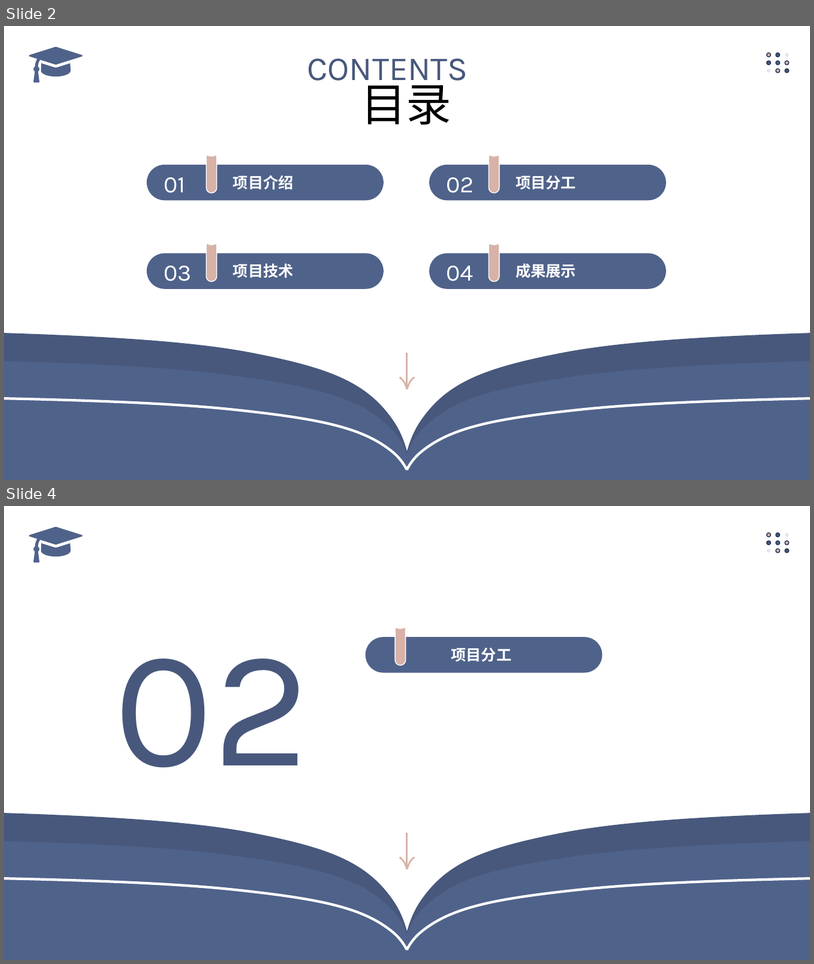
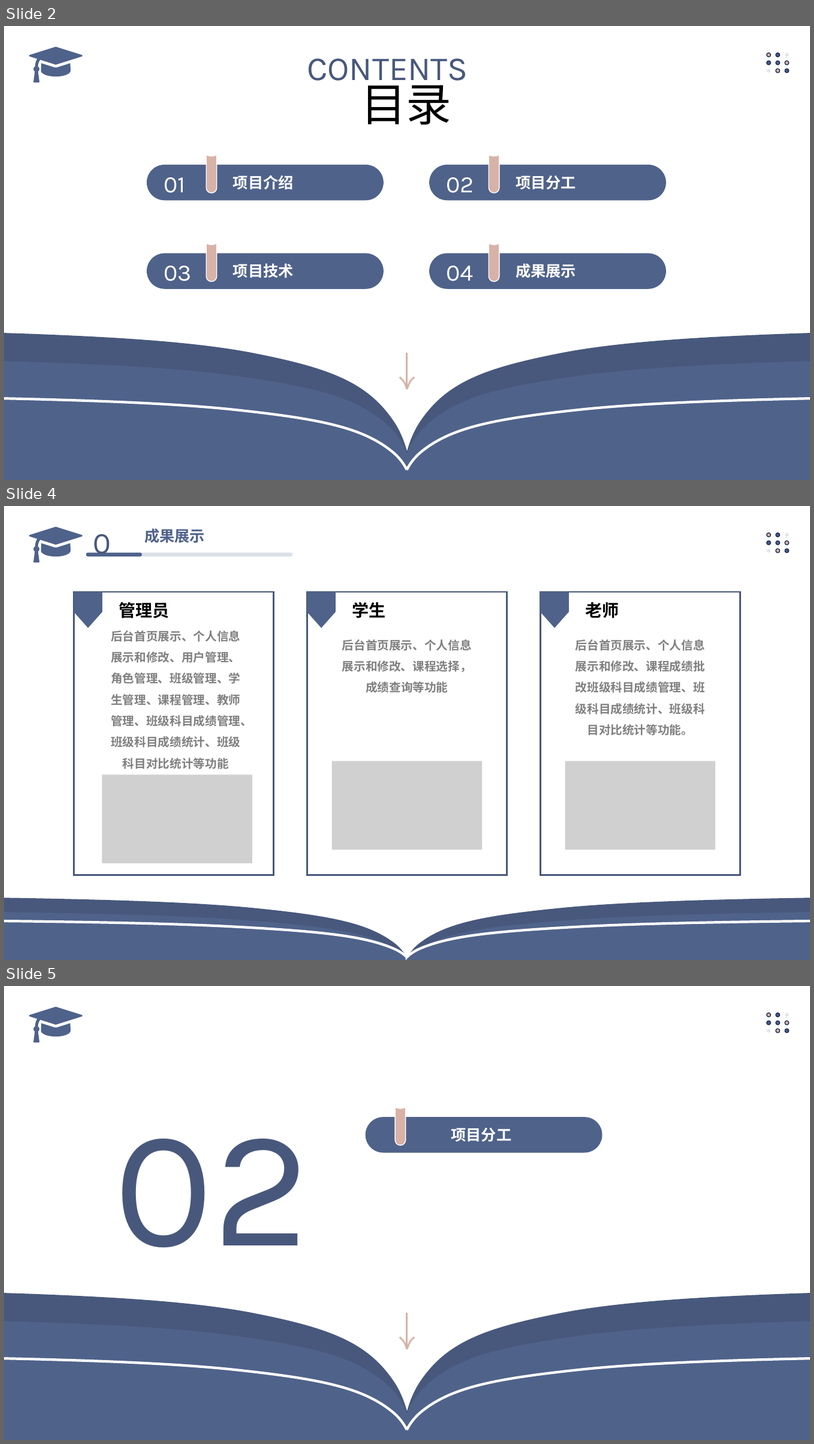
Before and after one commit to LBCrobots/University-Teaching-Management-and-Service-Platform, a slide deck: 文档/学生信息管理系统答辩.pptx. Shown one above the other, each under a label of ours: slides 2 and 4 before the commit, slides 2, 4 and 5 after it; the slides between them are not shown. The pictures are 814x964 and 814x1444 pixels, drawn with LibreOffice and Linux fonts; fonts in the diff are those of the drawing; grey boxes stand for pictures. Boxes give left, top, right and bottom in pixels: in the first picture for what was removed or moved away, otherwise in the second. Text is boxed around its words. In the diff, an @@ line names an element or a change of style, - is before the commit and + after.

Commit message:
查询修改

```diff
--- a/文档/学生信息管理系统答辩.pptx
+++ b/文档/学生信息管理系统答辩.pptx
@@ slide 4 added at (4,506,810,960), background #FFFFFF @@
@@ freeform shape added at (29,526,82,562), fill #4F628A @@
@@ text added at (93,534,111,556), 36 pt, text none @@
+0
@@ text added at (144,528,205,543), 18 pt, text #4F628A, bold @@
+成果展示
@@ rounded rectangle added at (86,553,142,556), fill #4F628A @@
@@ rounded rectangle added at (135,553,293,556), fill #4F628A at 20% opacity @@
@@ group added at (767,533,789,553): 9 ellipses @@
@@ rounded rectangle added at (74,592,274,875), fill #FFFFFF, outline #48587C 2 pt @@
@@ freeform shape added at (74,592,102,628), fill #4F628A @@
@@ rounded rectangle added at (307,592,507,875), fill #FFFFFF, outline #48587C 2 pt @@
@@ freeform shape added at (307,592,336,628), fill #4F628A @@
@@ rounded rectangle added at (540,592,741,875), fill #FFFFFF, outline #48587C 2 pt @@
@@ freeform shape added at (540,592,569,628), fill #4F628A @@
@@ text added at (119,602,170,618), 20 pt, text #000000, bold @@
+管理员
@@ text added at (352,602,386,618), 20 pt, text #000000, bold @@
+学生
@@ text added at (585,602,619,618), 20 pt, text #000000, bold @@
+老师
@@ text added at (111,630,252,769), 14 pt, text #808080, bold @@
+后台首页展示、个人信息展示和修改、用户管理、角色管理、班级管理、学生管理、课程管理、教师管理、班级科目成绩管理、班级科目成绩统计、班级科目对比统计等功能
@@ text added at (342,639,472,693), 14 pt, text #808080, bold @@
+后台首页展示、个人信息展示和修改、课程选择，成绩查询等功能
@@ text added at (576,639,705,735), 14 pt, text #808080, bold @@
+后台首页展示、个人信息展示和修改、课程成绩批改班级科目成绩管理、班级科目成绩统计、班级科目对比统计等功能。
@@ picture added at (102,775,252,863) @@
@@ picture added at (332,760,482,849) @@
@@ picture added at (566,760,716,849) @@
@@ freeform shape added at (4,897,810,960), fill #48587C @@
@@ freeform shape added at (4,912,810,960), fill #4F628A @@
@@ freeform shape added at (4,921,810,960), fill #4F628A, outline #FFFFFF 3 pt @@
@@ what was slide 4 is now slide 5 @@
```
Also in this commit, not shown: 3 slides changed, 9 other files.
